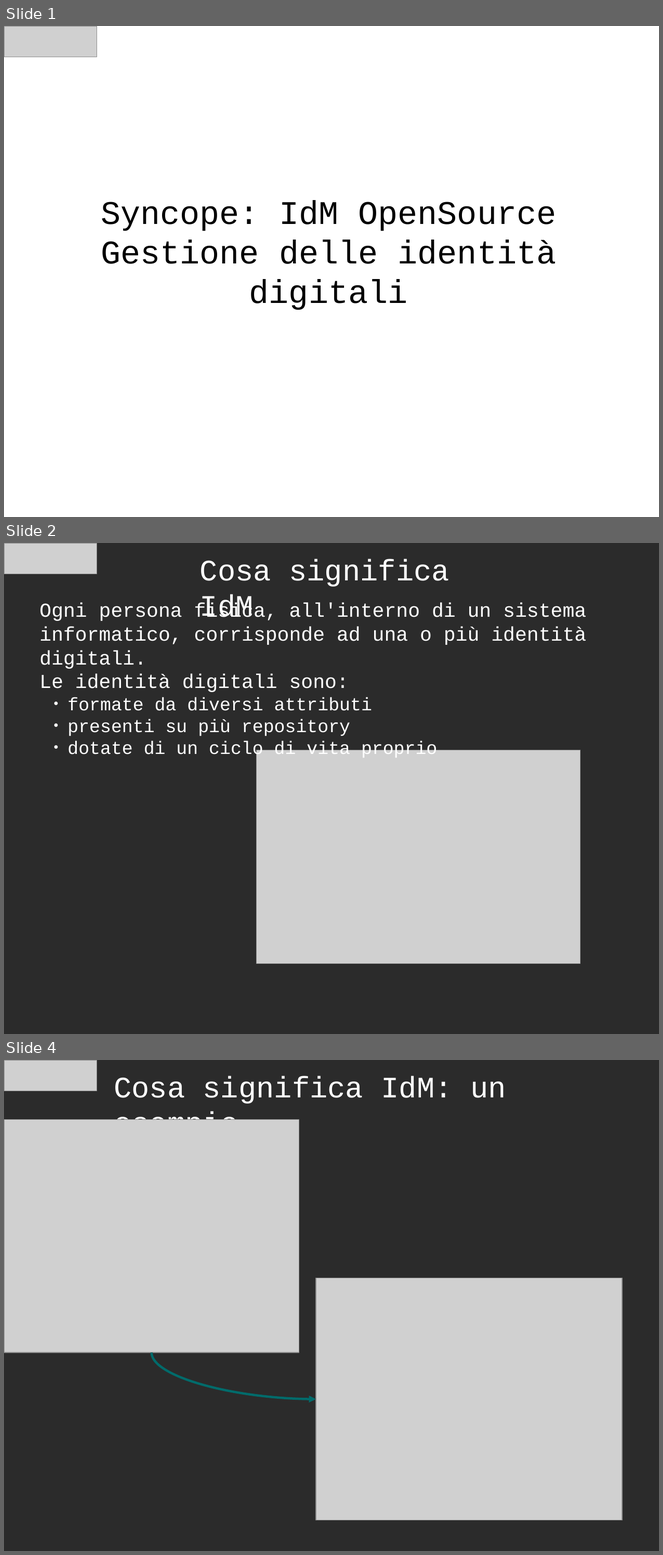
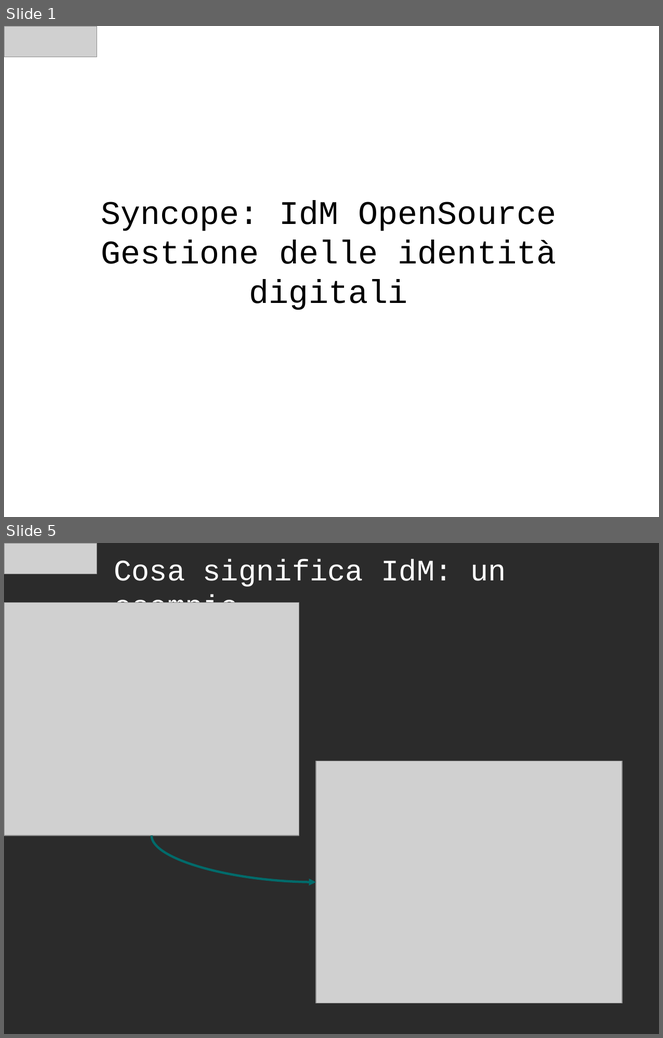
Before and after one commit to ilgrosso/oldSyncopeIdM, a slide deck: docs/Presentation/Syncope OpenSource IdM - it.odp. Shown one above the other, each under a label of ours: slides 1, 2 and 4 before the commit, slides 1 and 5 after it; the slides between them are not shown. The pictures are 663x1555 and 663x1038 pixels, drawn with LibreOffice and Linux fonts; fonts in the diff are those of the drawing; grey boxes stand for pictures; background and template pictures are left out; a plain dark background stands for a picture behind light text. Boxes give left, top, right and bottom in pixels: in the first picture for what was removed or moved away, otherwise in the second. Text is boxed around its words. In the diff, an @@ line names an element or a change of style, - is before the commit and + after.

```diff
--- a/docs/Presentation/Syncope OpenSource IdM - it.odp
+++ b/docs/Presentation/Syncope OpenSource IdM - it.odp
@@ slide 2 removed at box(4, 543, 659, 1034), background picture (left out) @@
@@ picture removed at box(4, 543, 97, 574) @@
@@ text removed at box(200, 559, 450, 617) @@
-Cosa significa IdM
@@ text removed at box(39, 603, 586, 759) @@
-Ogni persona fisica, all'interno di un sistema informatico, corrisponde ad una o più identità digitali.
-Le identità digitali sono:
-  ● formate da diversi attributi
-  ● presenti su più repository
-  ● dotate di un ciclo di vita proprio
@@ picture removed at box(257, 750, 581, 964) @@
@@ what was slide 4 is now slide 5 @@
```
Also in this commit, not shown: 6 slides changed, 3 slides added, 1 other slide removed.
